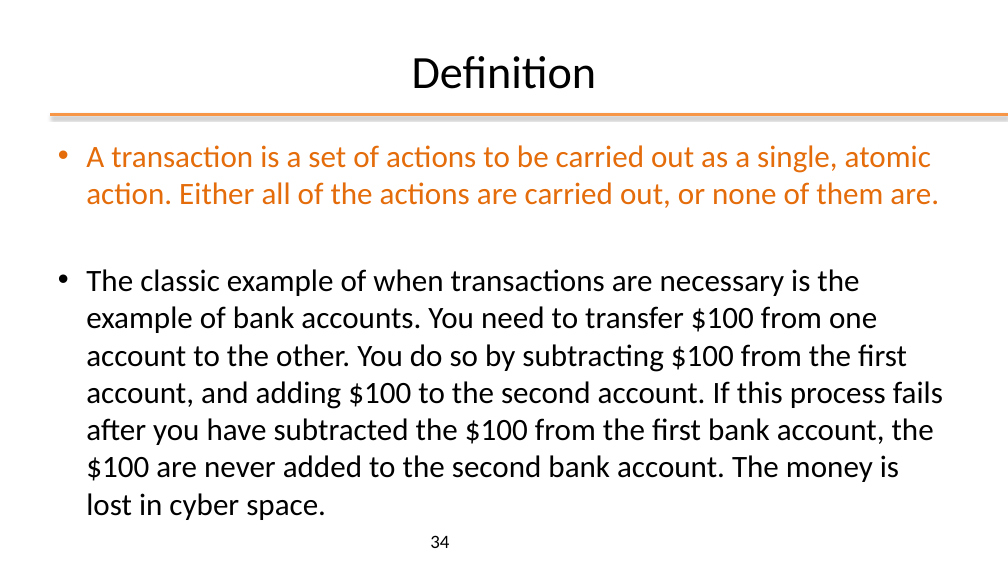
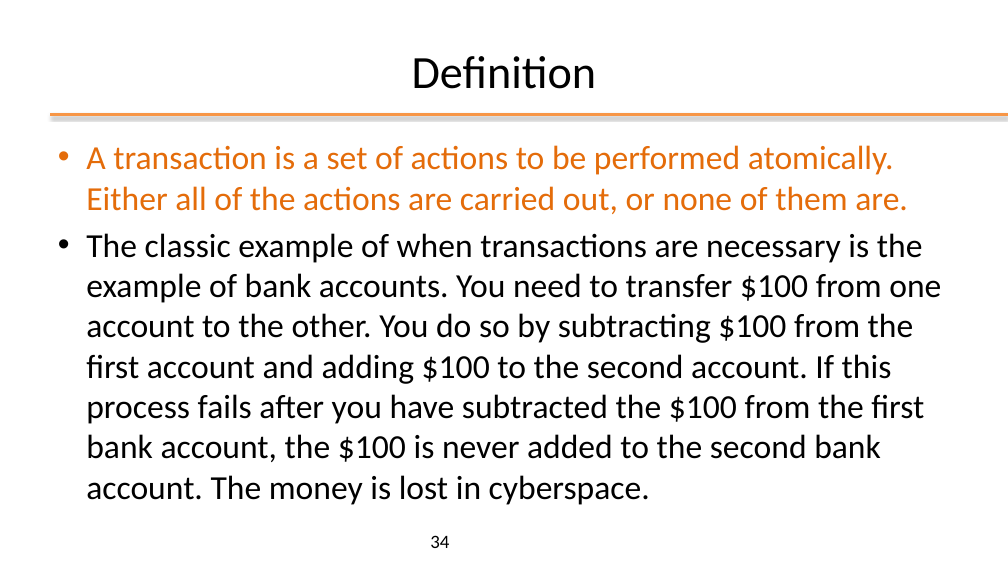
Before and after one commit to plctechnician/ooprogramming, a slide deck: slide 34 of java/slides/ppt/10 - Java Data Access (JDBC).pptx. Drawn at 1008x567 pixels with LibreOffice and Linux fonts; fonts in the diff are those of the drawing; background and template pictures are left out. Boxes give left, top, right and bottom in pixels: in the first picture for what was removed or moved away, otherwise in the second. Text is boxed around its words. In the diff, an @@ line names an element or a change of style, - is before the commit and + after.

```diff
--- a/java/slides/ppt/10 - Java Data Access (JDBC).pptx
+++ b/java/slides/ppt/10 - Java Data Access (JDBC).pptx
@@ text at [86,145,941,505]: text changed; size 29.6 to 32 pt @@
-• A transaction is a set of actions to be carried out as a single, atomic action. Either all of the actions are carried out, or none of them are.
-• The classic example of when transactions are necessary is the example of bank accounts. You need to transfer $100 from one account to the other. You do so by subtracting $100 from the first account, and adding $100 to the second account. If this process fails after you have subtracted the $100 from the first bank account, the $100 are never added to the second bank account. The money is lost in cyber space.
+• A transaction is a set of actions to be performed atomically. Either all of the actions are carried out, or none of them are.
+• The classic example of when transactions are necessary is the example of bank accounts. You need to transfer $100 from one account to the other. You do so by subtracting $100 from the first account and adding $100 to the second account. If this process fails after you have subtracted the $100 from the first bank account, the $100 is never added to the second bank account. The money is lost in cyberspace.
```
Also in this commit, not shown: 4 other slides changed, 2 other files.
